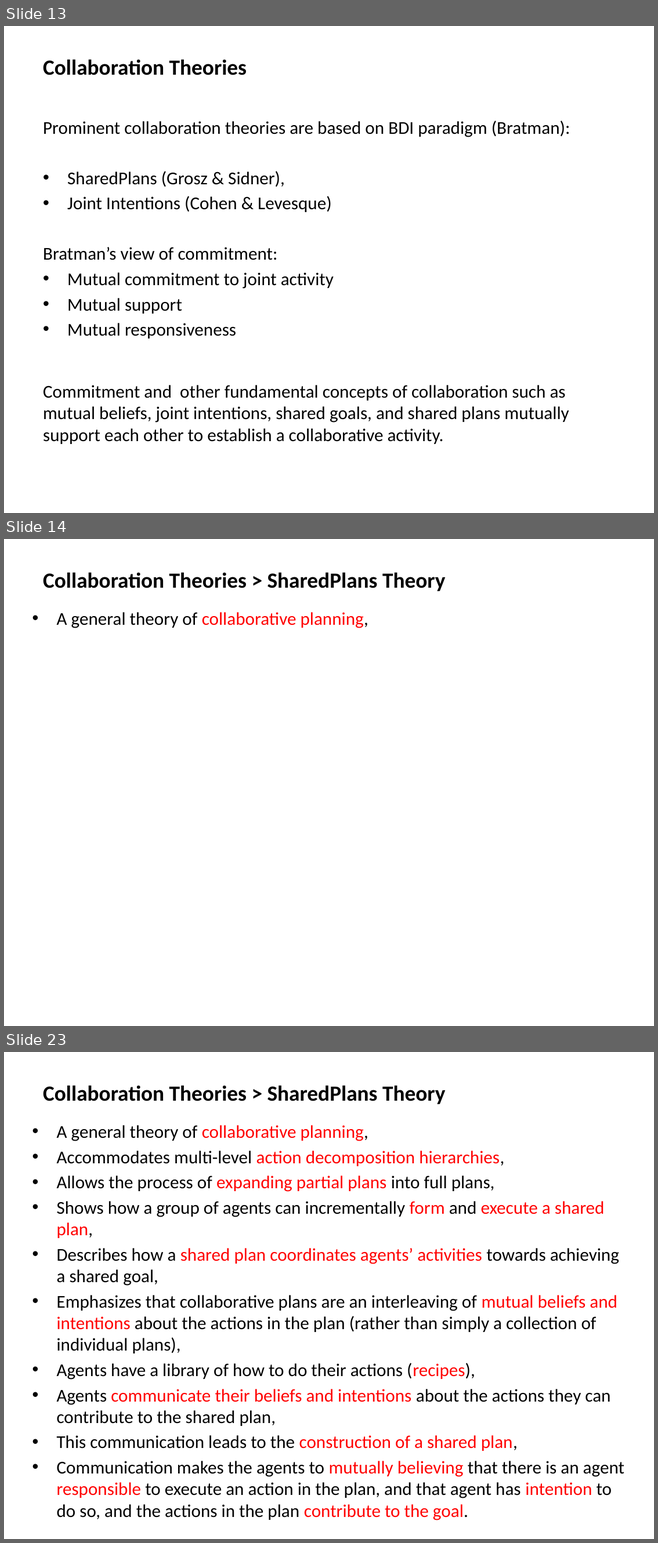
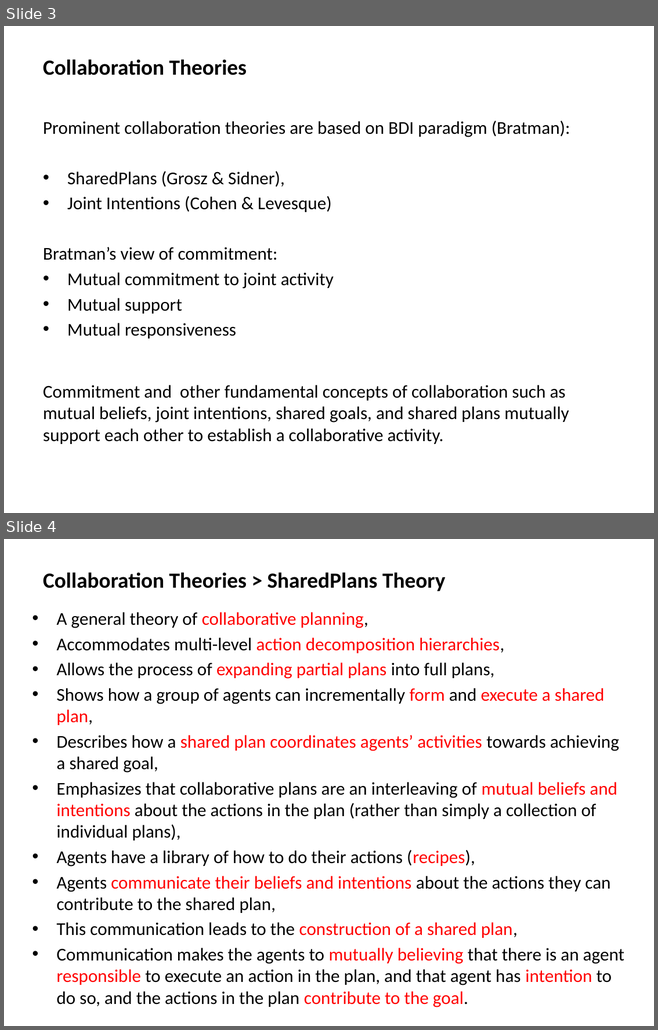
Before and after one commit to mshayganfar/CompExam1, a slide deck: presentation/PhD-comprehensive-exam.pptx. Shown one above the other, each under a label of ours: slides 13, 14 and 23 before the commit, slides 3 and 4 after it; the slides between them are not shown. The pictures are 658x1543 and 658x1030 pixels, drawn with LibreOffice and Linux fonts; fonts in the diff are those of the drawing. Boxes give left, top, right and bottom in pixels: in the first picture for what was removed or moved away, otherwise in the second. Text is boxed around its words. In the diff, an @@ line names an element or a change of style, - is before the commit and + after.

```diff
--- a/presentation/PhD-comprehensive-exam.pptx
+++ b/presentation/PhD-comprehensive-exam.pptx
@@ slide 14 removed at [4,539,654,1026], background #FFFFFF @@
@@ text removed at [43,572,445,591] @@
-Collaboration Theories > SharedPlans Theory
@@ text removed at [57,612,368,628] @@
-• A general theory of collaborative planning,
@@ what was slide 13 is now slide 3 @@
@@ what was slide 23 is now slide 4 @@
```
Also in this commit, not shown: 1 slide changed, 52 other slides removed.
